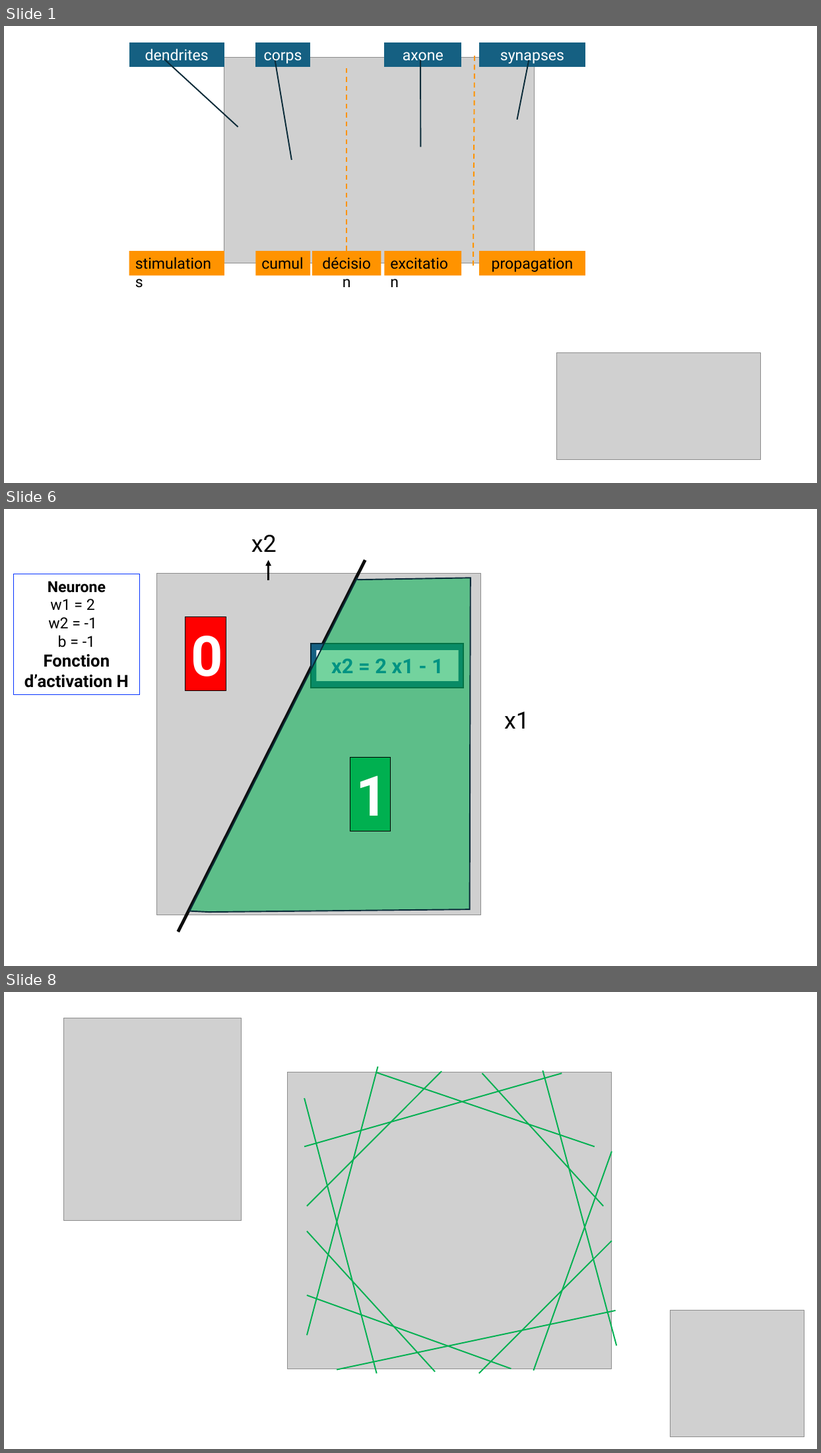
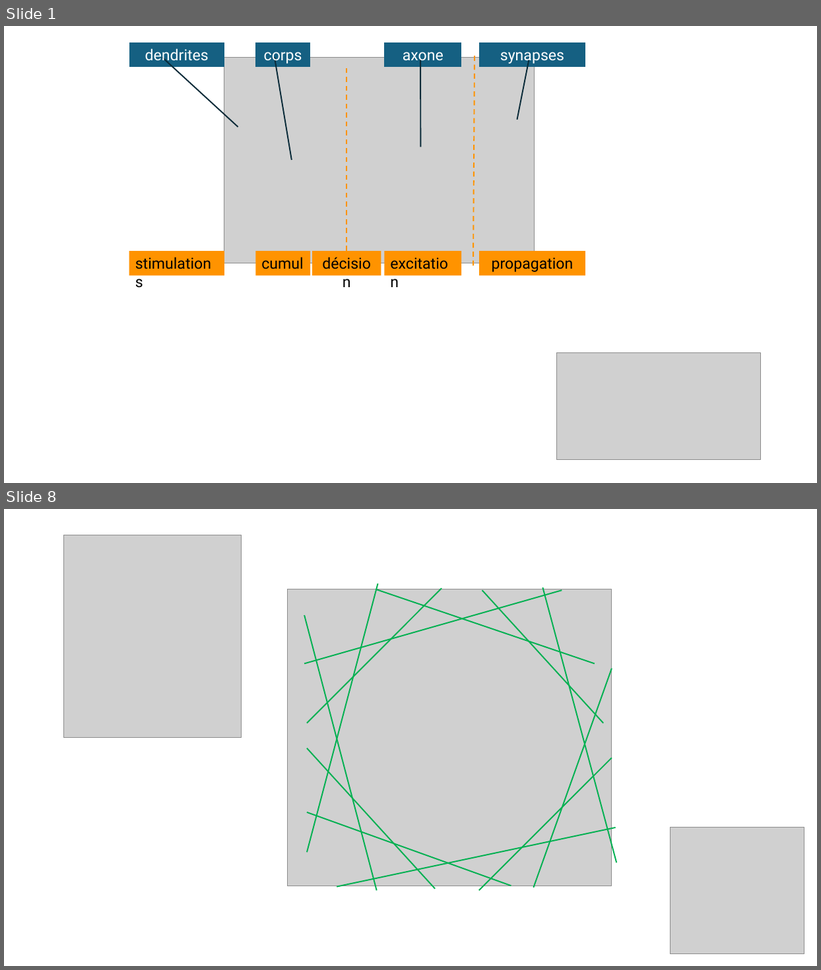
Before and after one commit to pirelaurent/IA_boite_blanche, a slide deck: outillage.pptx. Shown one above the other, each under a label of ours: slides 1, 6 and 8 before the commit, slides 1 and 8 after it; the slides between them are not shown. The pictures are 821x1453 and 821x970 pixels, drawn with LibreOffice and Linux fonts; fonts in the diff are those of the drawing; grey boxes stand for pictures. Boxes give left, top, right and bottom in pixels: in the first picture for what was removed or moved away, otherwise in the second. Text is boxed around its words. In the diff, an @@ line names an element or a change of style, - is before the commit and + after.

```diff
--- a/outillage.pptx
+++ b/outillage.pptx
@@ slide 6 removed at box(4, 509, 817, 966), background #FFFFFF @@
@@ text removed at box(252, 535, 277, 552) @@
-x2
@@ line removed from (178, 932) to (365, 560) @@
@@ arrow removed from (269, 580) to (269, 560) @@
@@ rectangle removed at box(14, 574, 140, 696) @@
-Neurone
-w1 = 2
-w2 = -1
-b = -1
-Fonction d’activation H
@@ picture removed at box(156, 574, 481, 916) @@
@@ freeform shape removed at box(189, 578, 471, 913) @@
@@ rectangle removed at box(185, 617, 226, 691) @@
-0
@@ rectangle removed at box(311, 644, 463, 689) @@
@@ rectangle removed at box(316, 650, 459, 681) @@
-x2 = 2 x1 - 1
@@ text removed at box(504, 712, 529, 729) @@
-x1
@@ rectangle removed at box(350, 757, 391, 831) @@
-1
```
Also in this commit, not shown: 4 slides changed, 2 slides added, 1 other slide removed, 9 other files.
